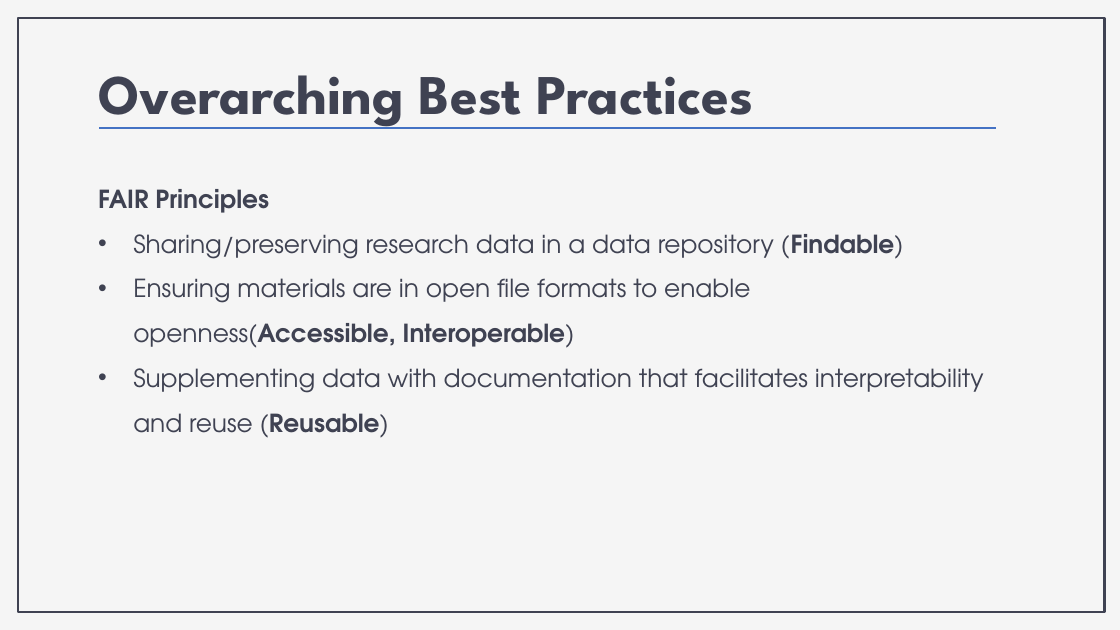
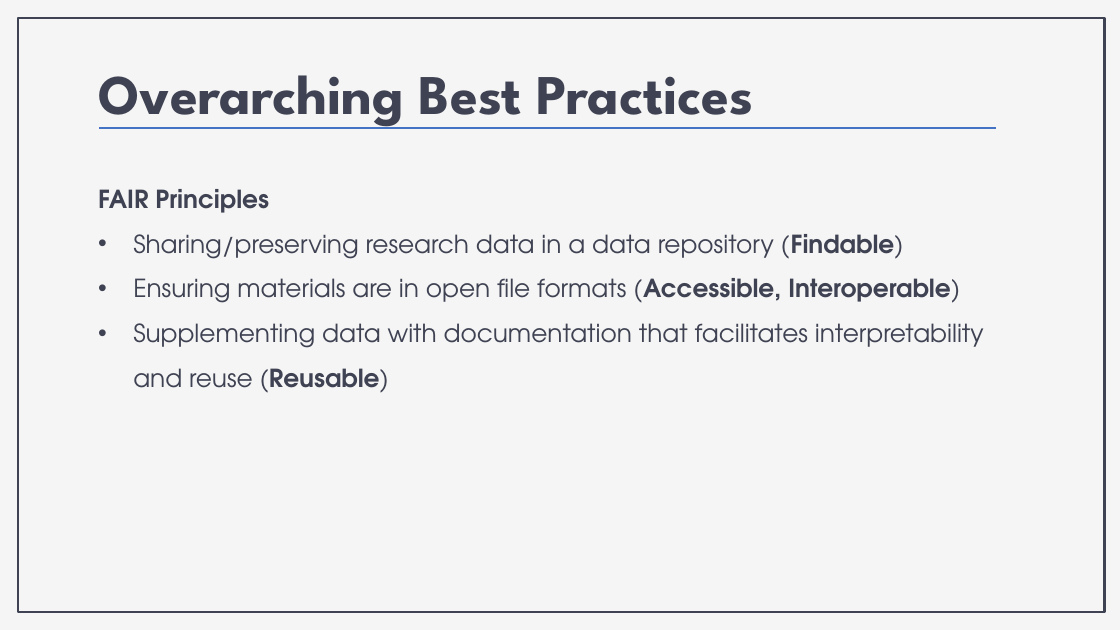
Before and after one commit to nickrochlin/rdm-jumpstart2, a slide deck: slide 13 of docs/files/Block3-1_Excel-to-Scripting.pptx. Drawn at 1120x630 pixels with LibreOffice and Linux fonts; fonts in the diff are those of the drawing. Boxes give left, top, right and bottom in pixels: in the first picture for what was removed or moved away, otherwise in the second. Text is boxed around its words. In the diff, an @@ line names an element or a change of style, - is before the commit and + after.

```diff
--- a/docs/files/Block3-1_Excel-to-Scripting.pptx
+++ b/docs/files/Block3-1_Excel-to-Scripting.pptx
@@ subtitle at bbox=[133, 278, 960, 303]: text changed @@
-• Ensuring materials are in open file formats to enable openness(Accessible, Interoperable)
+• Ensuring materials are in open file formats (Accessible, Interoperable)
```
Also in this commit, not shown: 3 other slides changed, 1 slide added, 59 other files.
